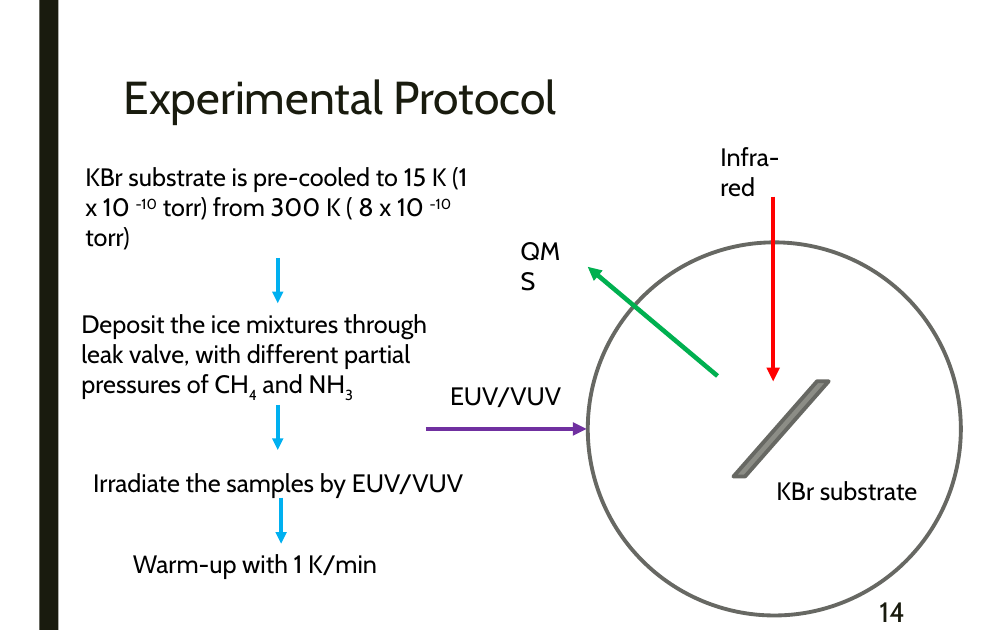
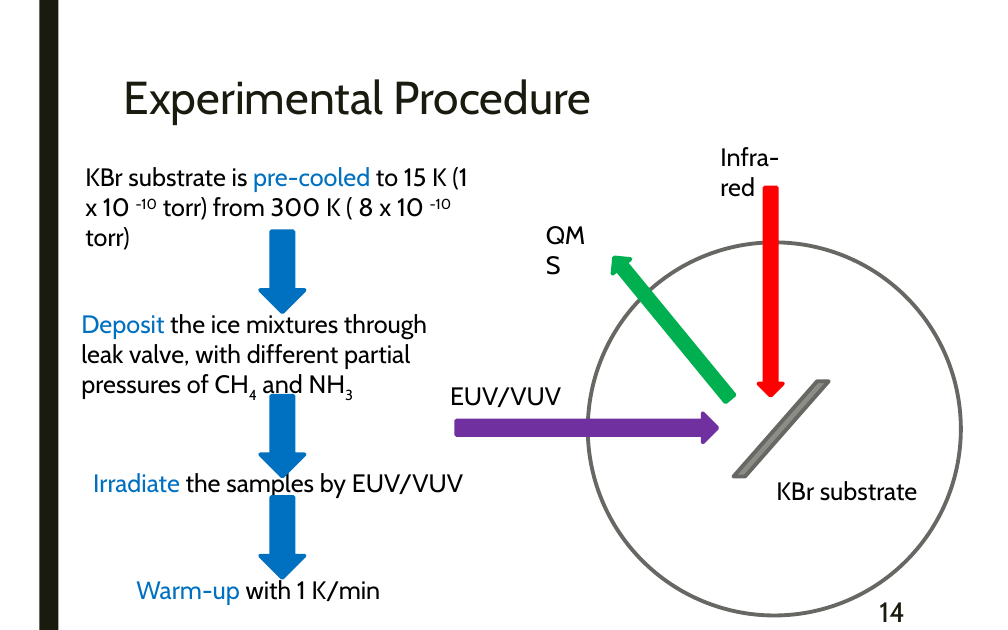
Before and after one commit to samuello1228/lily, a slide deck: slide 14 of doc/VUV and EUV irradiation of CH4 + NH3.pptx. Drawn at 1008x630 pixels with LibreOffice and Linux fonts; fonts in the diff are those of the drawing. Boxes give left, top, right and bottom in pixels: in the first picture for what was removed or moved away, otherwise in the second. Text is boxed around its words. In the diff, an @@ line names an element or a change of style, - is before the commit and + after.

```diff
--- a/doc/VUV and EUV irradiation of CH4 + NH3.pptx
+++ b/doc/VUV and EUV irradiation of CH4 + NH3.pptx
@@ title at [123,79,592,125]: text changed @@
-  Experimental Protocol
+  Experimental Procedure
@@ text "KBr substrate is pre-cooled to ..." at [85,167,468,250]: text colour #000000 to #0070C0 in "pre-cooled" @@
@@ down arrow added at [758,187,782,396], fill #FF0000, outline #FF0000 2.75 pt @@
@@ arrow removed from (773, 197) to (773, 381) @@
@@ down arrow added at [260,232,304,312], fill #0070C0, outline #0070C0 2.75 pt @@
@@ text "QMS": place and size @@
-text "QMS" at [511,230,585,270]
+text "QMS" at [536,215,610,255]
@@ arrow removed from (278, 258) to (278, 303) @@
@@ arrow removed from (718, 376) to (588, 267) @@
@@ left arrow added at [605,250,739,406], fill #00B050, outline #00B050 2.75 pt @@
@@ text "Deposit the ice mixtures through ..." at [81,312,427,400]: text colour #000000 to #0070C0 in "Deposit" @@
@@ down arrow added at [260,396,304,477], fill #0070C0, outline #0070C0 2.75 pt @@
@@ arrow removed from (278, 405) to (278, 450) @@
@@ right arrow added at [457,413,718,443], fill #7030A0, outline #7030A0 2.75 pt @@
@@ arrow removed from (425, 429) to (587, 429) @@
@@ text "Irradiate the samples by EUV/VUV" at [93,471,463,498]: text colour #000000 to #0070C0 in "Irradiate" @@
@@ down arrow added at [260,497,304,578], fill #0070C0, outline #0070C0 2.75 pt @@
@@ arrow removed from (281, 498) to (281, 543) @@
@@ text "Warm-up with 1 K/min": place and size @@
-text "Warm-up with 1 K/min" at [133,554,377,579]
+text "Warm-up with 1 K/min" at [136,578,381,605]
@@ text "Warm-up with 1 K/min" at [136,578,381,605]: text colour #000000 to #0070C0 in "Warm-up" @@
```
Also in this commit, not shown: 23 other slides changed, 1 slide added, 5 slides removed, 1 other file.
